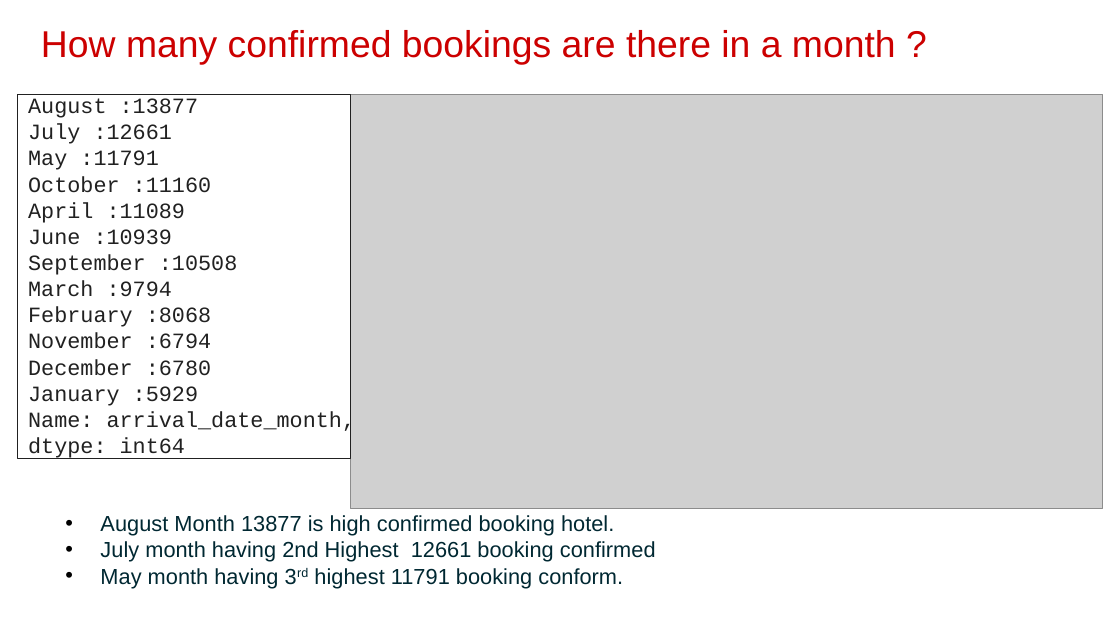
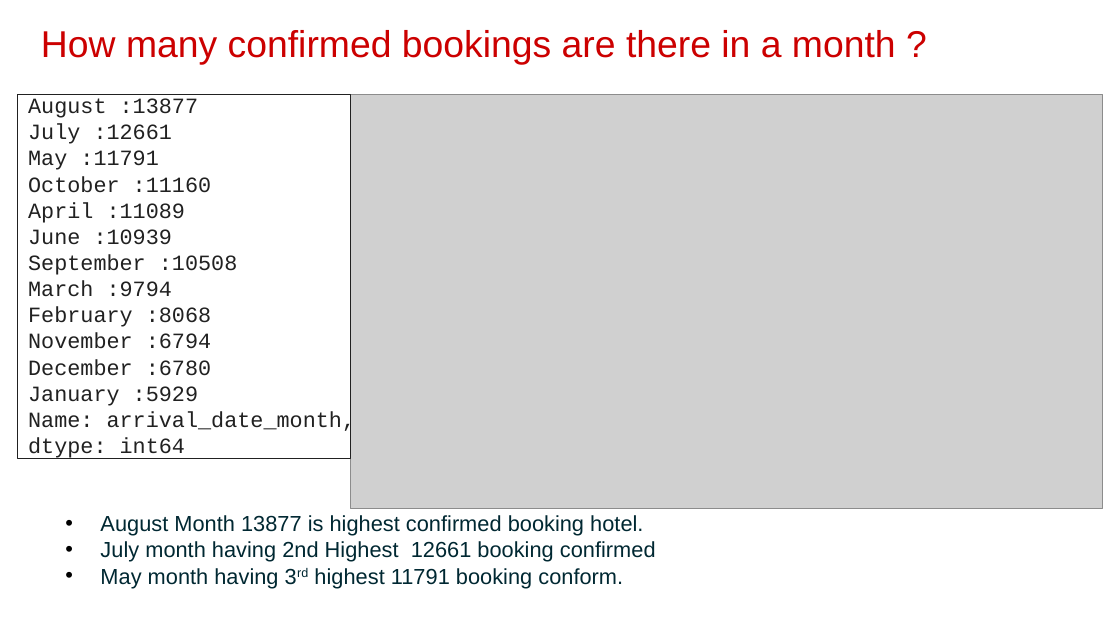
Before and after one commit to debashishdas40/-Hotel-Booking-EDA-data-analysis, a slide deck: slide 7 of Capstone Project_Hotel Booking Analysis_EDA analysis_Presentation.pptx. Drawn at 1120x630 pixels with LibreOffice and Linux fonts; fonts in the diff are those of the drawing; grey boxes stand for pictures; background and template pictures are left out. Boxes give left, top, right and bottom in pixels: in the first picture for what was removed or moved away, otherwise in the second. Text is boxed around its words. In the diff, an @@ line names an element or a change of style, - is before the commit and + after.

```diff
--- a/Capstone Project_Hotel Booking Analysis_EDA analysis_Presentation.pptx
+++ b/Capstone Project_Hotel Booking Analysis_EDA analysis_Presentation.pptx
@@ text at (100, 515, 643, 536): text changed @@
-          • August Month 13877 is high confirmed booking hotel.
+          • August Month 13877 is highest confirmed booking hotel.
```
Also in this commit, not shown: 3 other slides changed, 1 slide added, 1 slide removed, 3 other files.
